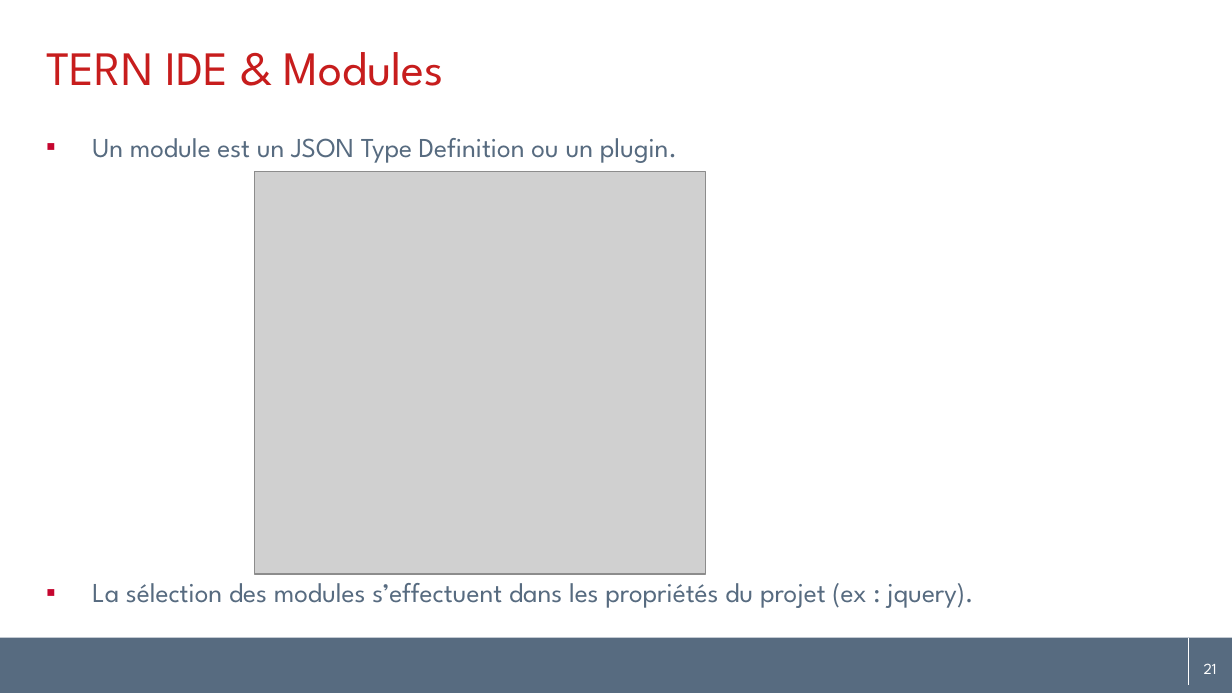
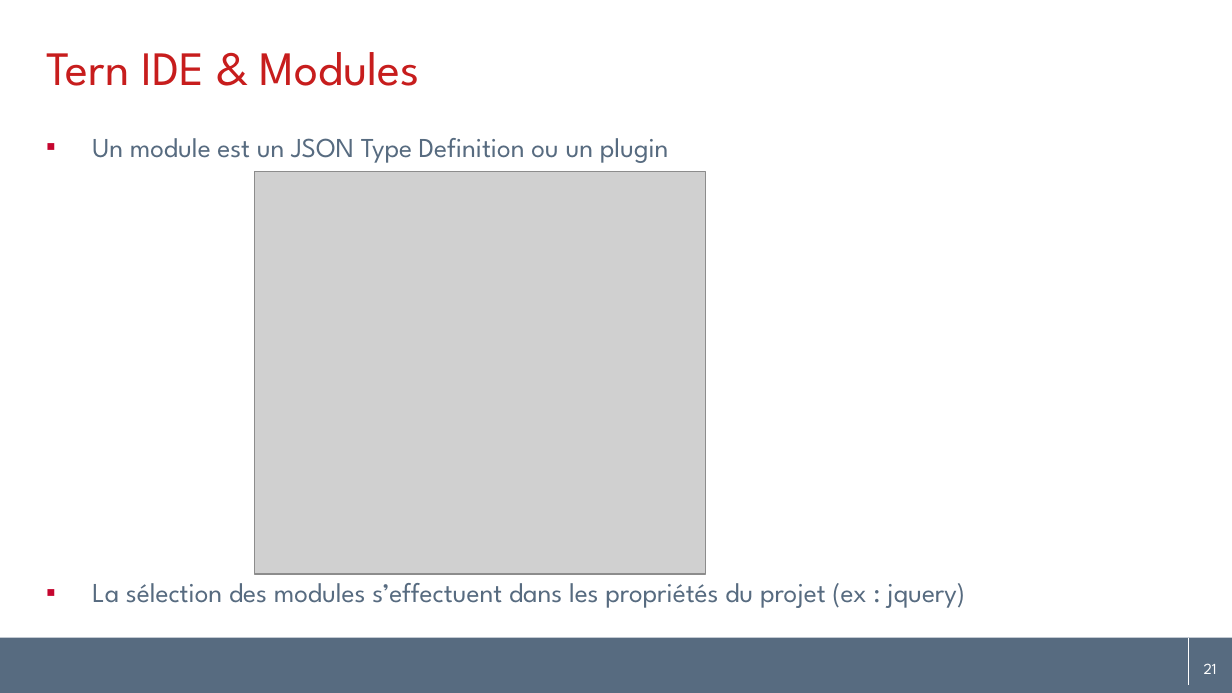
Before and after one commit to angelozerr/tern.java, a slide deck: slide 21 of docs/tern.java_fr.pptx. Drawn at 1232x693 pixels with LibreOffice and Linux fonts; fonts in the diff are those of the drawing; grey boxes stand for pictures; background and template pictures are left out. Boxes give left, top, right and bottom in pixels: in the first picture for what was removed or moved away, otherwise in the second. Text is boxed around its words. In the diff, an @@ line names an element or a change of style, - is before the commit and + after.

```diff
--- a/docs/tern.java_fr.pptx
+++ b/docs/tern.java_fr.pptx
@@ title at <box>46,52,420,86</box>: text changed @@
-TERN IDE & Modules
+Tern IDE & Modules
@@ text at <box>92,138,965,608</box>: text changed @@
-▪ Un module est un JSON Type Definition ou un plugin.
-▪ La sélection des modules s’effectuent dans les propriétés du projet (ex : jquery).
+▪ Un module est un JSON Type Definition ou un plugin
+▪ La sélection des modules s’effectuent dans les propriétés du projet (ex : jquery)
```
Also in this commit, not shown: 23 other slides changed, 1 other file.
